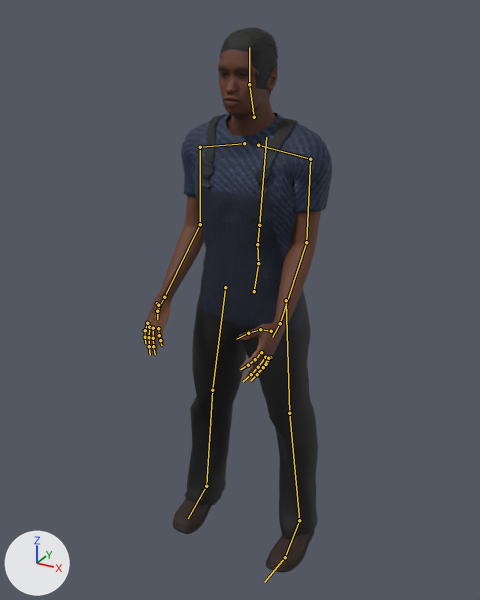
A saved change to the glTF model public/models/npcs/yeoville-car-guard.glb.
Both versions are drawn from a camera (50 mm lens) standing at (0.926, -1.785, 1.792) and looking at (-0.001, -0.1, 0.95). Lighting does not change. The marker at lower left points along +X, +Y and +Z. The picture after the commit comes second. Both versions are drawn at frame 0 of the action 'idle'; the numbers are the values there. The bones that change, and the others that lie on the model, are drawn over the model as lines.

In view in the first picture: 'HairShoesMesh', 'OutfitMesh', 'SkinMesh'.
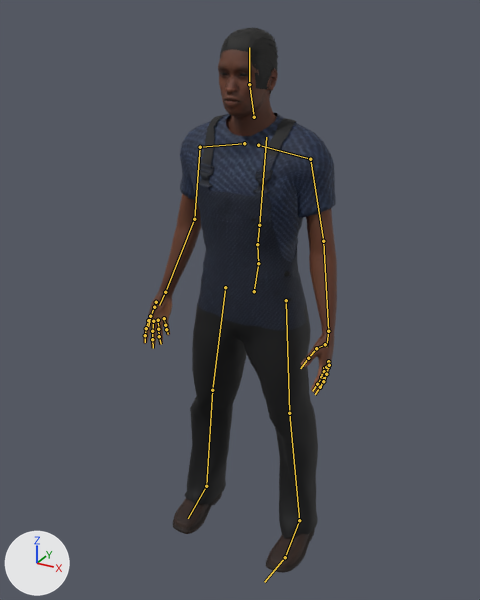
What differs and where, as boxes (x1, y1, x2, y2) in the pictures (480 x 600 px):
```json
{"object": "OutfitMesh", "change": "posed", "before": [181, 113, 332, 539], "after": [180, 113, 336, 539]}
{"object": "SkinMesh", "change": "posed", "before": [144, 49, 321, 383], "after": [143, 49, 337, 395], "on screen": "10% wider"}
{"bone": "UpperArm_L", "before": "(310, 159) to (306, 242)", "after": "(310, 159) to (323, 241)"}
{"bone": "LowerArm_L", "before": "(306, 242) to (280, 323)", "after": "(323, 241) to (328, 331)"}
{"bone": "UpperArm_R", "before": "(200, 147) to (200, 224)", "after": "(200, 147) to (194, 219)"}
{"bone": "LowerArm_R", "before": "(200, 224) to (164, 297)", "after": "(194, 219) to (165, 292)"}
```

Scene script edits in JSON lines:
```json
{"block": "bone_upperarm_l", "where": "bone_upperarm_l = bpy.data.objects['Npc_yeoville-car-guard'].pose.bones['UpperArm_L']  # child of 'clavicle_l'"}
{"op": "set", "path": "bone_upperarm_l.rotation_quaternion", "old": "(0.936, 0.0, 0.0, -0.352)", "new": "(0.96, -0.07, -0.079, -0.259)", "note": "degrees (0, 0, -41) -> degrees (-5, -11, -30)"}
{"block": "bone_lowerarm_l", "where": "bone_lowerarm_l = bpy.data.objects['Npc_yeoville-car-guard'].pose.bones['LowerArm_L']  # child of 'UpperArm_L'"}
{"op": "set", "path": "bone_lowerarm_l.rotation_quaternion", "old": "(1.0, 0.0, 0.0, 0.0)", "new": "(0.979, -0.202, -0.019, -0.031)", "note": "degrees (0, 0, 0) -> degrees (-23, -3, -3)"}
{"block": "bone_upperarm_r", "where": "bone_upperarm_r = bpy.data.objects['Npc_yeoville-car-guard'].pose.bones['UpperArm_R']  # child of 'clavicle_r'"}
{"op": "set", "path": "bone_upperarm_r.rotation_quaternion", "old": "(0.936, 0.0, 0.0, 0.352)", "new": "(0.953, -0.099, 0.123, 0.258)", "note": "degrees (0, 0, 41) -> degrees (-8, 17, 29)"}
{"block": "bone_lowerarm_r", "where": "bone_lowerarm_r = bpy.data.objects['Npc_yeoville-car-guard'].pose.bones['LowerArm_R']  # child of 'UpperArm_R'"}
{"op": "set", "path": "bone_lowerarm_r.rotation_quaternion", "old": "(1.0, 0.0, 0.0, 0.0)", "new": "(0.983, -0.182, 0.021, 0.031)", "note": "degrees (0, 0, 0) -> degrees (-21, 3, 3)"}
```
